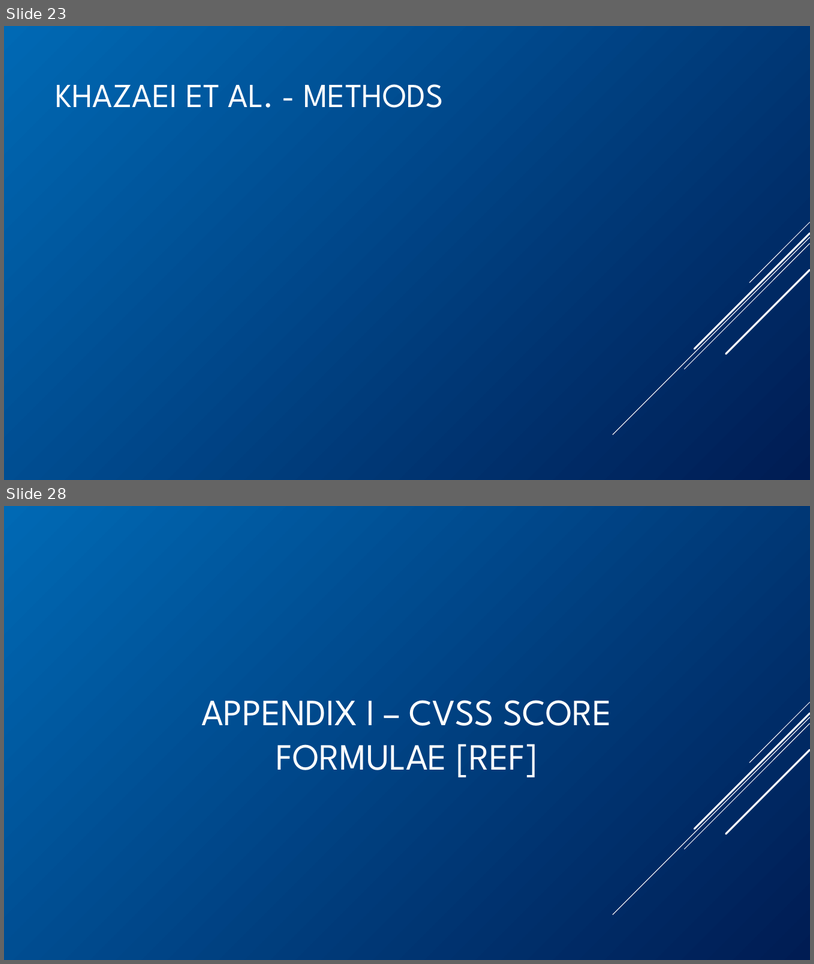
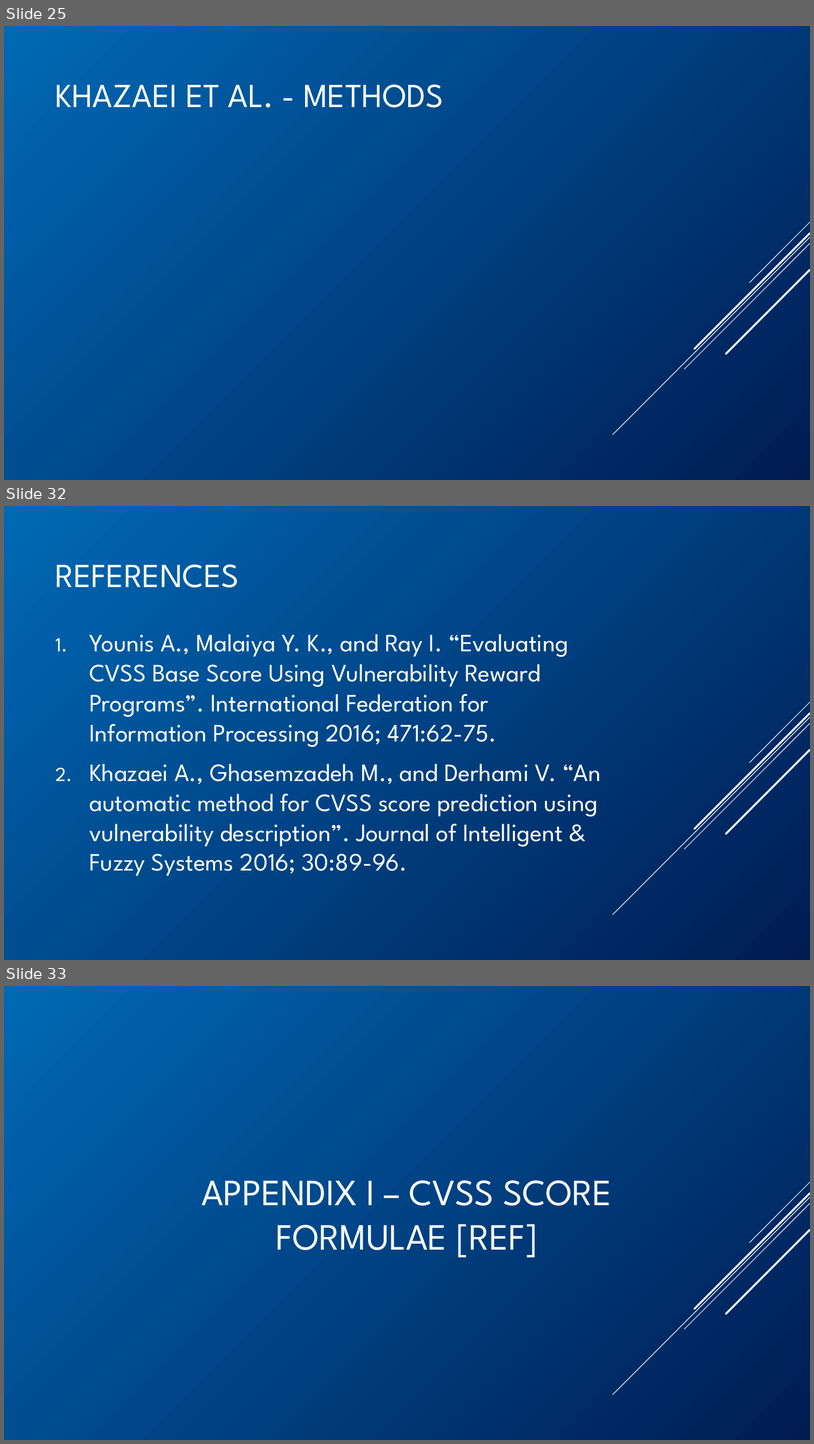
Before and after one commit to BenChurch/Winter2017, a slide deck: CISC848/BackgroundPentation/ChurchCISC848Background.pptx. Shown one above the other, each under a label of ours: slides 23 and 28 before the commit, slides 25, 32 and 33 after it; the slides between them are not shown. The pictures are 814x964 and 814x1444 pixels, drawn with LibreOffice and Linux fonts; fonts in the diff are those of the drawing; grey boxes stand for pictures. Boxes give left, top, right and bottom in pixels: in the first picture for what was removed or moved away, otherwise in the second. Text is boxed around its words. In the diff, an @@ line names an element or a change of style, - is before the commit and + after.

```diff
--- a/CISC848/BackgroundPentation/ChurchCISC848Background.pptx
+++ b/CISC848/BackgroundPentation/ChurchCISC848Background.pptx
@@ slide 32 added at <box>4,506,810,960</box>, background gradient #0069B4 to #001C53; not listed: 5 template elements that a slide beside it also shows @@
@@ title added at <box>56,564,239,588</box>, 40 pt, text #FFFFFF @@
+REFERENCES
@@ text added at <box>89,634,601,876</box>, 29.6 pt, text #FFFFFF @@
+1. Younis A., Malaiya Y. K., and Ray I. “Evaluating CVSS Base Score Using Vulnerability Reward Programs”. International Federation for Information Processing 2016; 471:62-75.
+2. Khazaei A., Ghasemzadeh M., and Derhami V. “An automatic method for CVSS score prediction using vulnerability description”. Journal of Intelligent & Fuzzy Systems 2016; 30:89-96.
@@ what was slide 23 is now slide 25 @@
@@ what was slide 28 is now slide 33 @@
```
Also in this commit, not shown: 8 slides changed, 5 other slides added, 1 slide removed, 3 other files.
